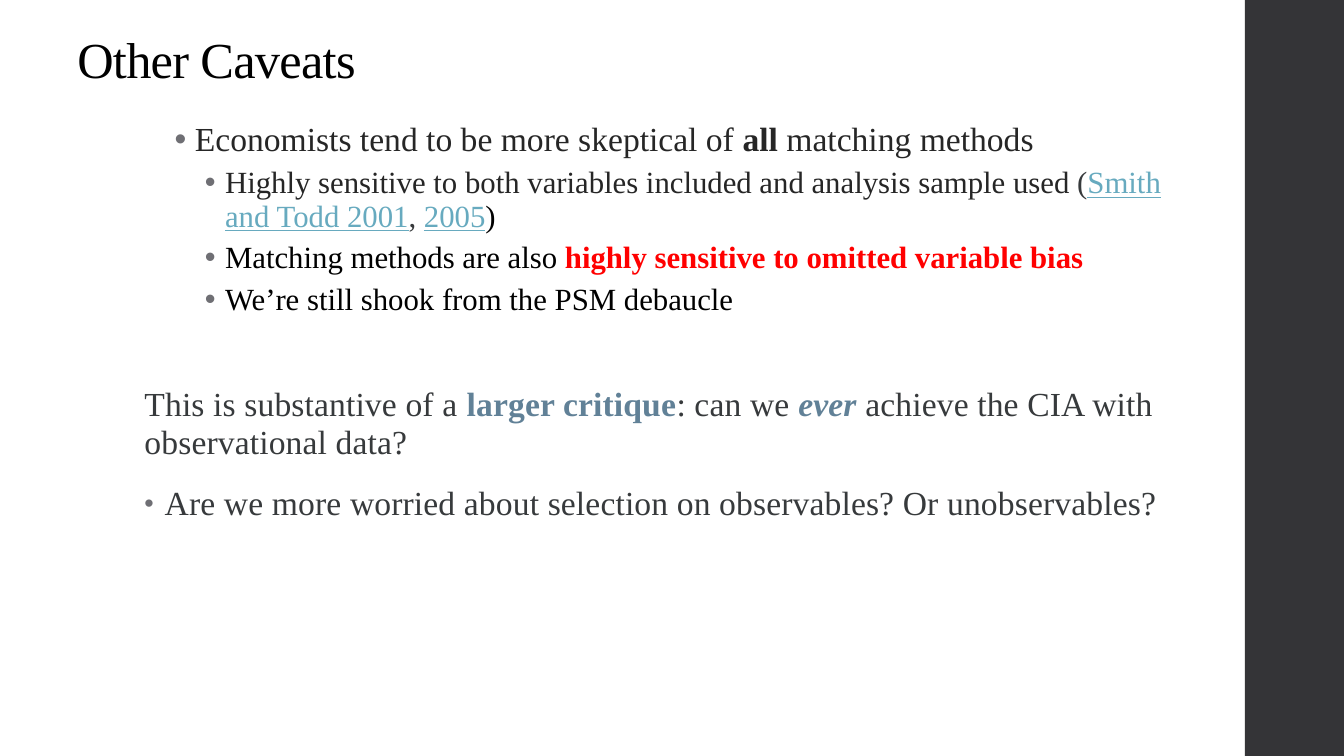
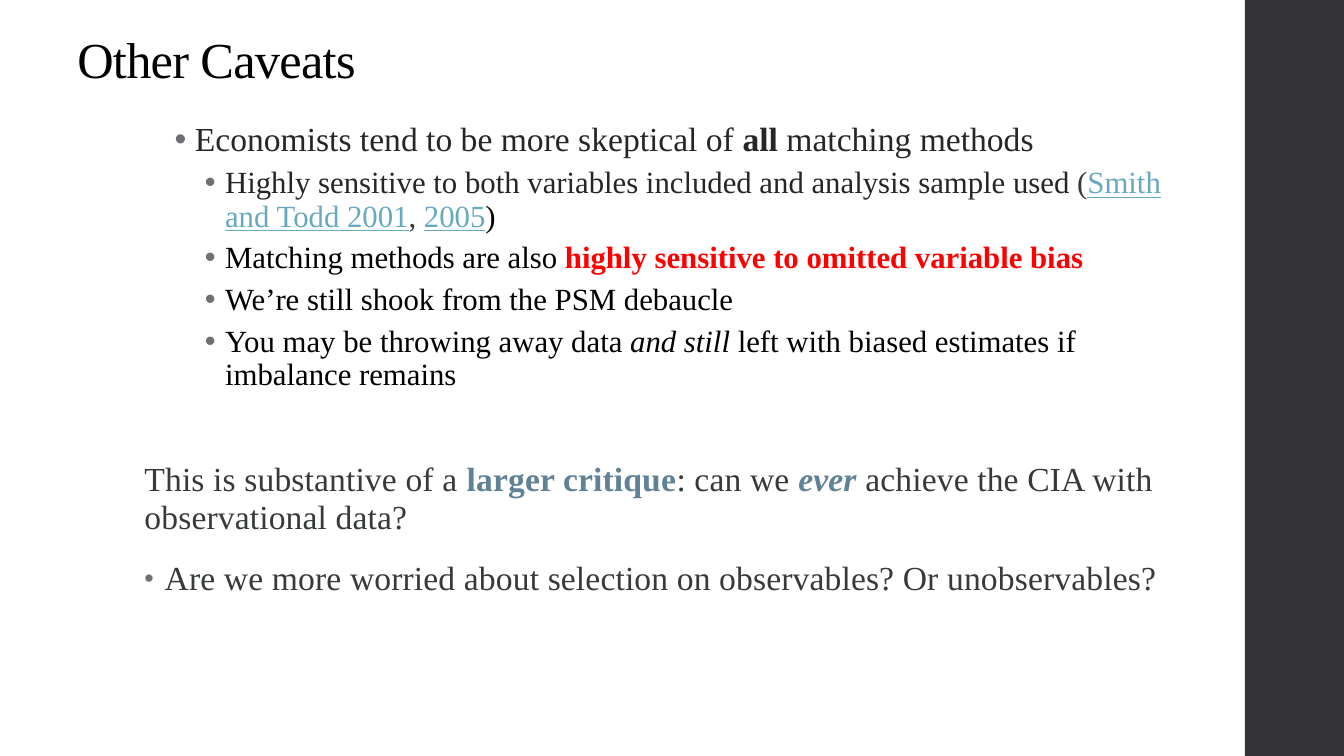
Before and after one commit to qiufei/fork-HAD5744, a slide deck: slide 52 of Lecture05_Matching/Lecture5_Matching_2022F.pptx. Drawn at 1344x756 pixels with LibreOffice and Linux fonts; fonts in the diff are those of the drawing. Boxes give left, top, right and bottom in pixels: in the first picture for what was removed or moved away, otherwise in the second. Text is boxed around its words. In the diff, an @@ line names an element or a change of style, - is before the commit and + after.

```diff
--- a/Lecture05_Matching/Lecture5_Matching_2022F.pptx
+++ b/Lecture05_Matching/Lecture5_Matching_2022F.pptx
@@ text at (225, 330, 1076, 386): paragraph added @@
+    • You may be throwing away data and still left with biased estimates if imbalance remains
```
Also in this commit, not shown: 13 other files.
